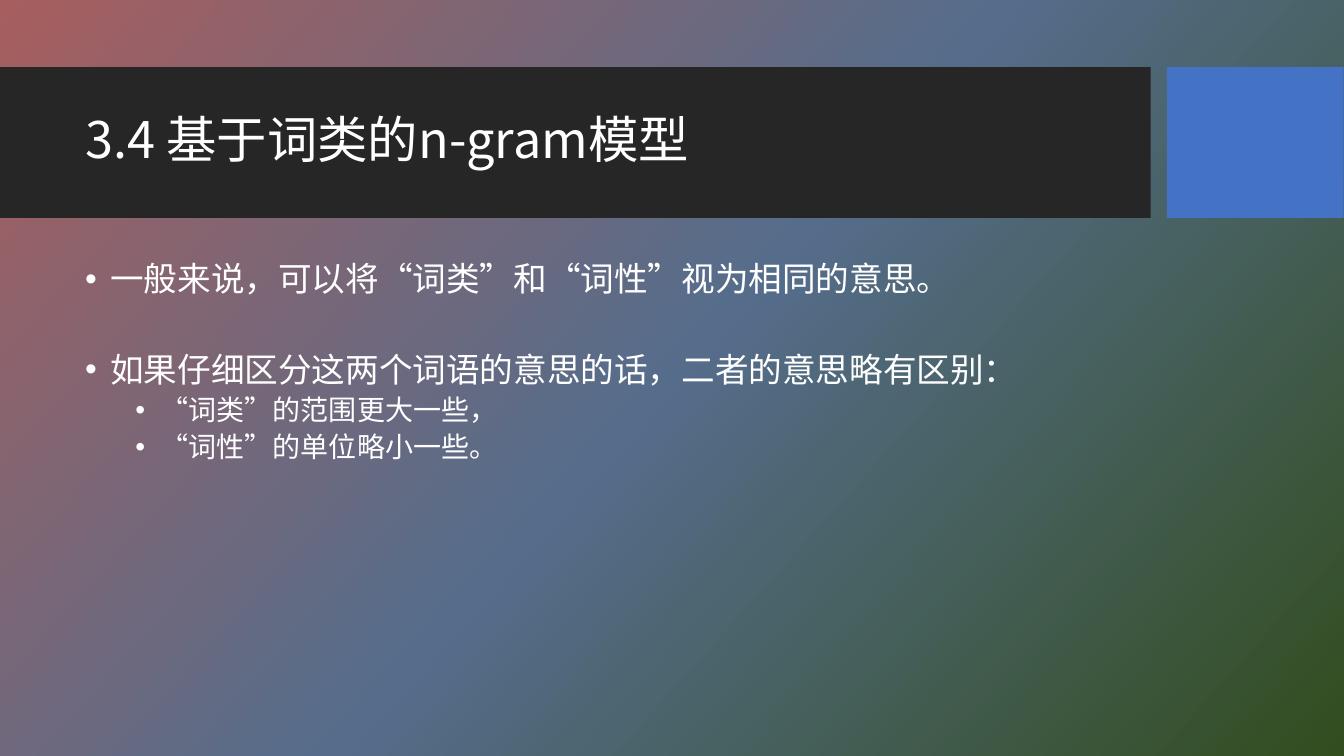
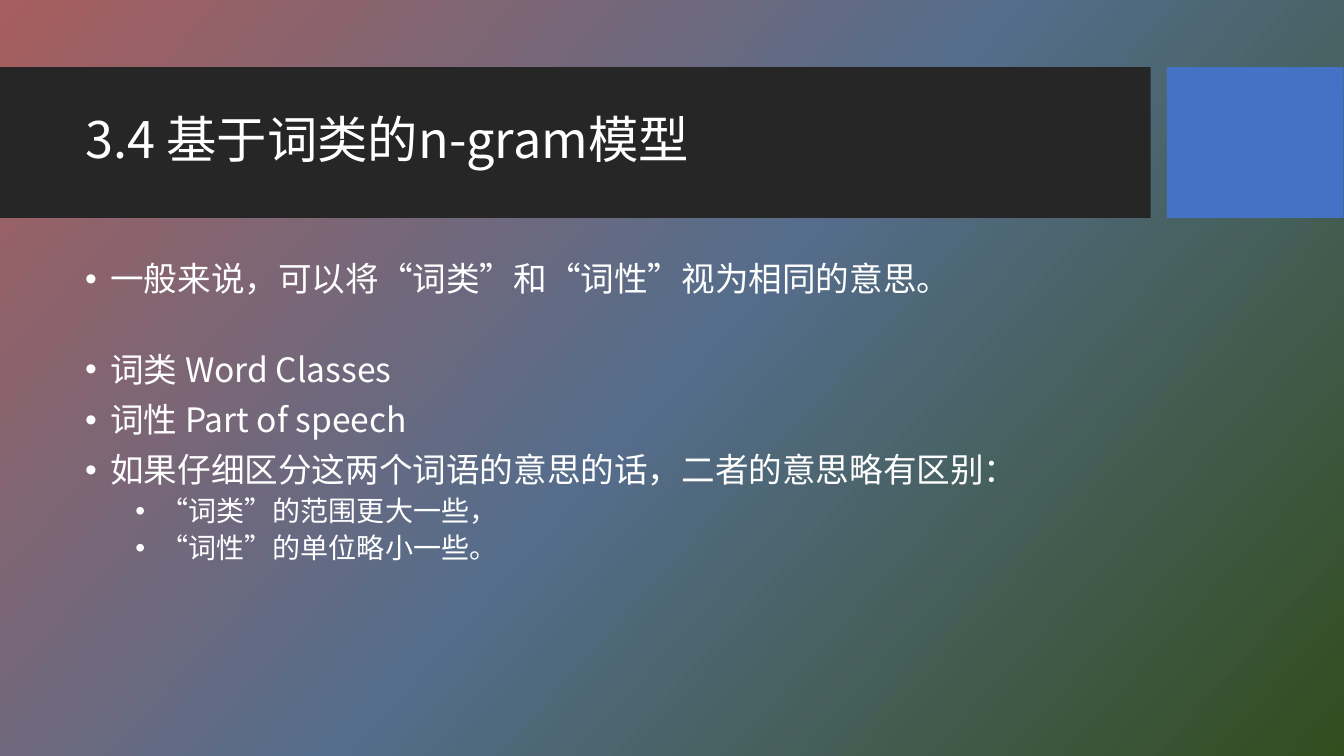
Before and after one commit to HBU/NLP_PPT, a slide deck: slide 35 of PPT-2020/ch03 n元语法模型.pptx (slide 28 before the commit). Drawn at 1344x756 pixels with LibreOffice and Linux fonts; fonts in the diff are those of the drawing; background and template pictures are left out. Boxes give left, top, right and bottom in pixels: in the first picture for what was removed or moved away, otherwise in the second. Text is boxed around its words. In the diff, an @@ line names an element or a change of style, - is before the commit and + after.

```diff
--- a/PPT-2020/ch03 n元语法模型.pptx
+++ b/PPT-2020/ch03 n元语法模型.pptx
@@ text at [110, 354, 407, 440]: paragraphs added @@
+• 词类 Word Classes
+• 词性 Part of speech
```
Also in this commit, not shown: 9 other slides changed, 9 slides added, 2 other files.
